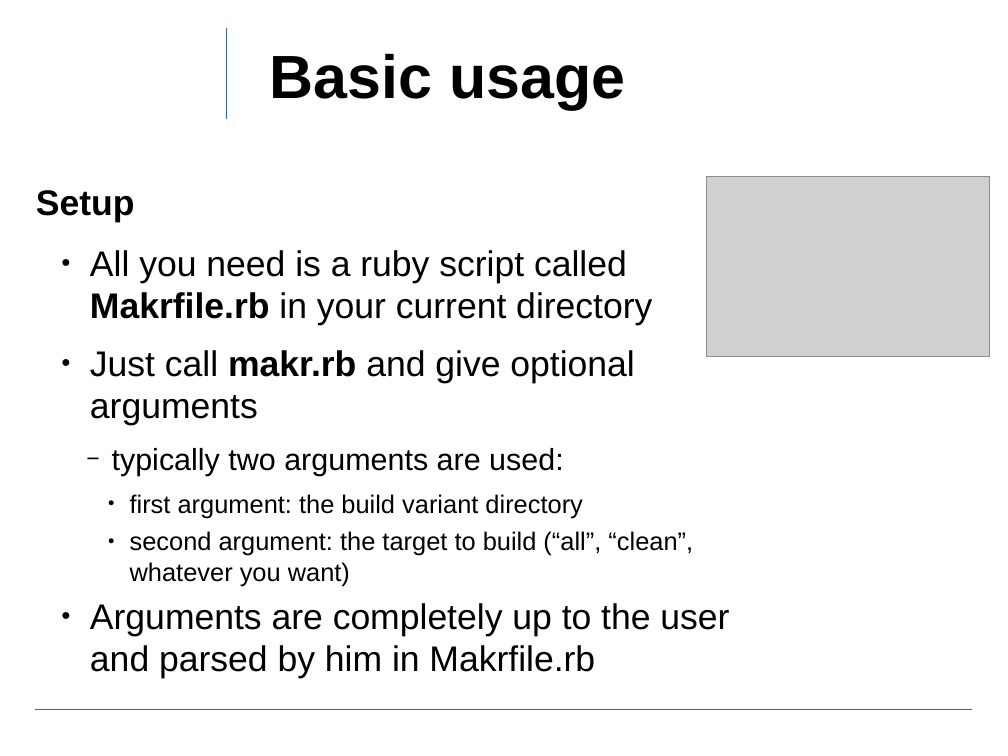
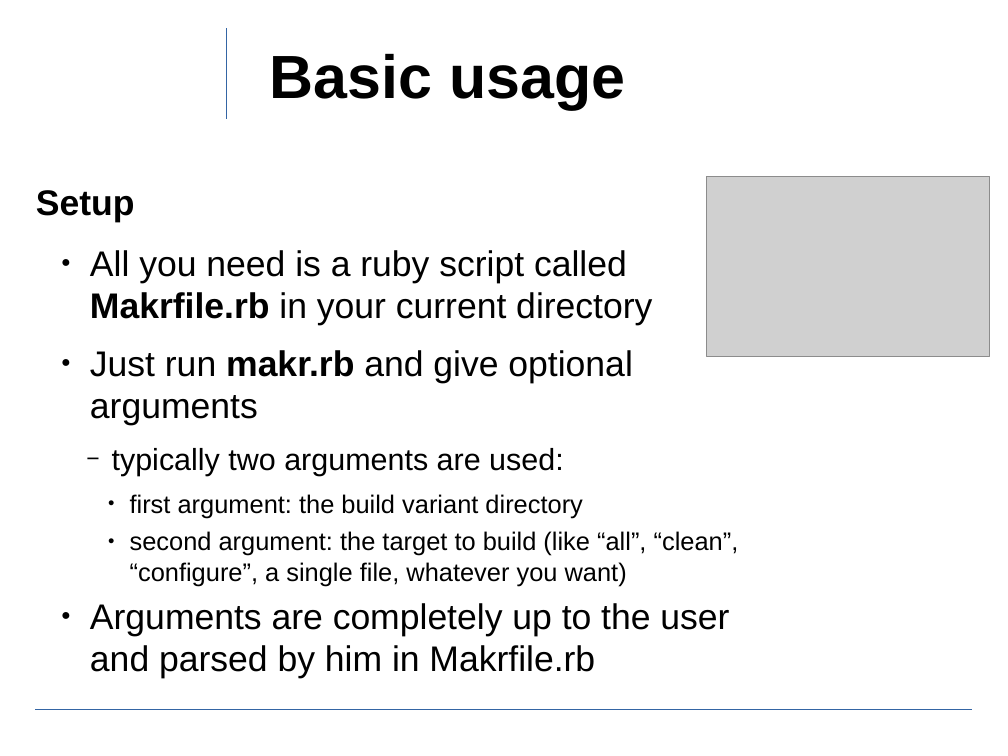
Before and after one commit to ewuenf/Makr, a slide deck: slide 6 of doc/concepts/Makr_Concepts.01.odp. Drawn at 1008x756 pixels with LibreOffice and Linux fonts; fonts in the diff are those of the drawing; grey boxes stand for pictures; background and template pictures are left out. Boxes give left, top, right and bottom in pixels: in the first picture for what was removed or moved away, otherwise in the second. Text is boxed around its words. In the diff, an @@ line names an element or a change of style, - is before the commit and + after.

```diff
--- a/doc/concepts/Makr_Concepts.01.odp
+++ b/doc/concepts/Makr_Concepts.01.odp
@@ text at (x1=90, y1=350, x2=632, y2=426): text changed @@
-  ● Just call makr.rb and give optional arguments
+  ● Just run makr.rb and give optional arguments
@@ text at (x1=130, y1=531, x2=739, y2=586): text changed @@
-      ● second argument: the target to build (“all”, “clean”, whatever you want)
+      ● second argument: the target to build (like “all”, “clean”, “configure”, a single file, whatever you want)
```
Also in this commit, not shown: 6 other slides changed.
